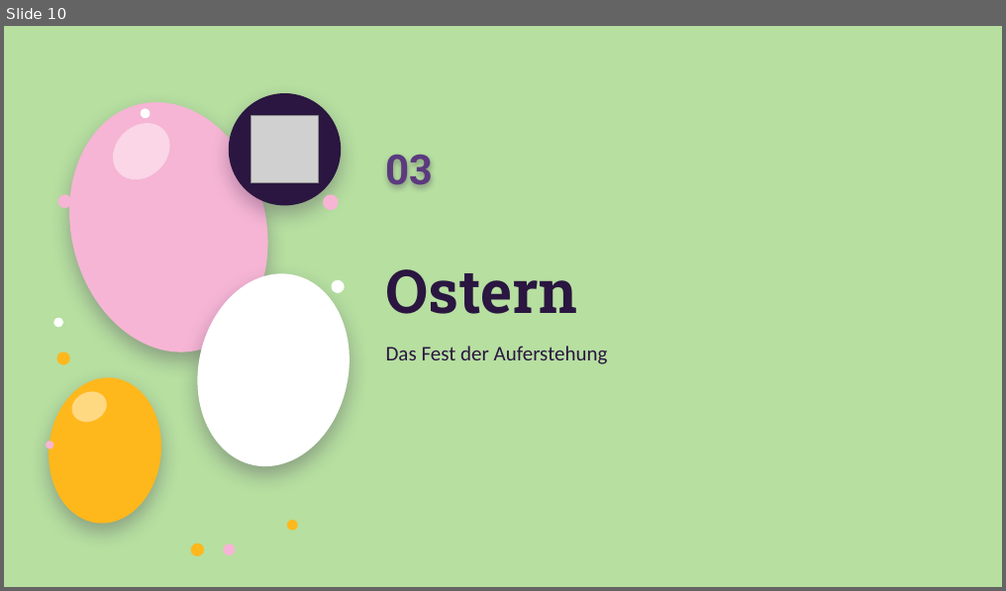
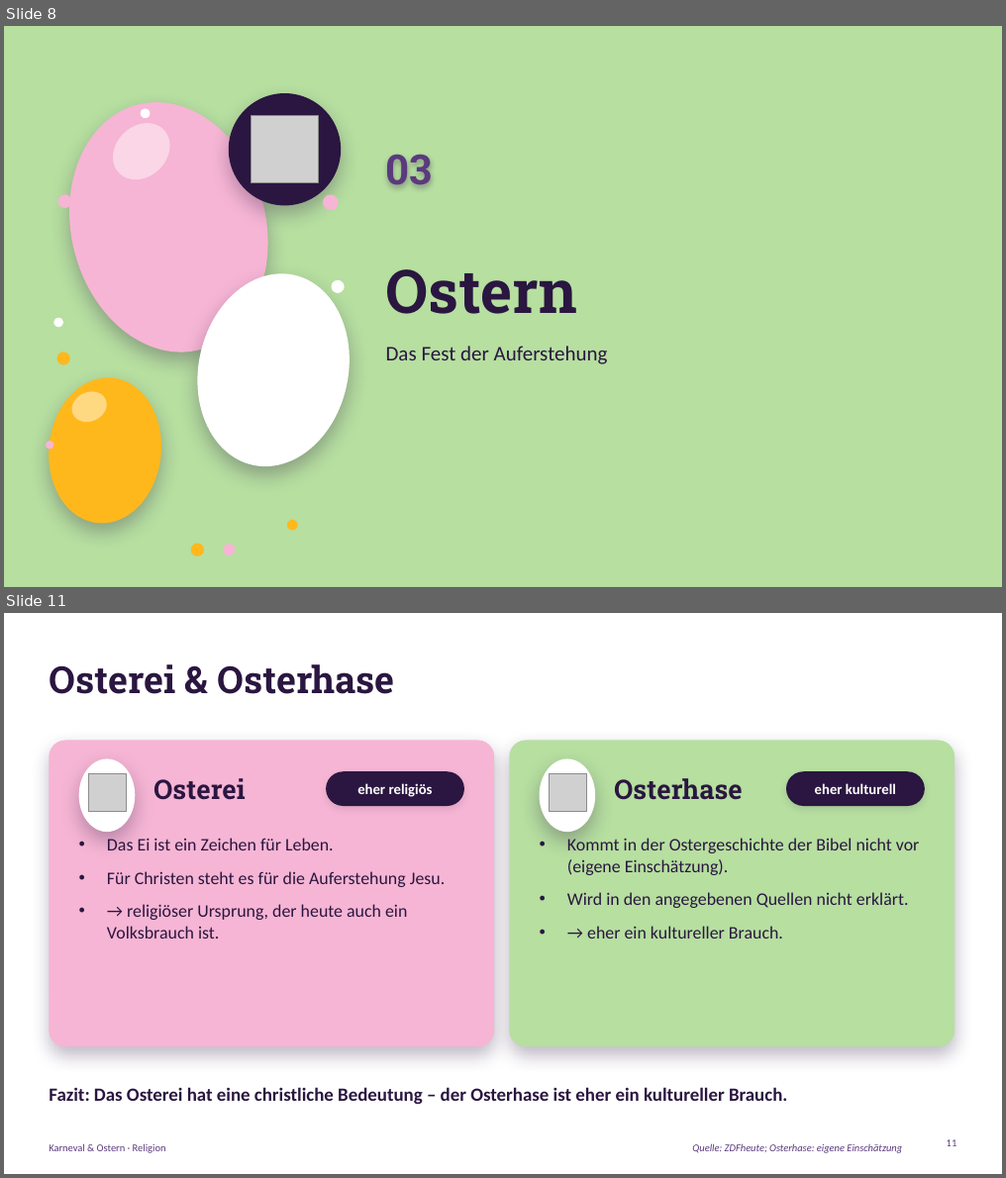
Before and after one commit to Flxrian/Erinnerung, a slide deck: Karneval_und_Ostern.pptx. Shown one above the other, each under a label of ours: slide 10 before the commit, slides 8 and 11 after it; the slides between them are not shown. The pictures are 1006x591 and 1006x1178 pixels, drawn with LibreOffice and Linux fonts; fonts in the diff are those of the drawing; grey boxes stand for pictures. Boxes give left, top, right and bottom in pixels: in the first picture for what was removed or moved away, otherwise in the second. Text is boxed around its words. In the diff, an @@ line names an element or a change of style, - is before the commit and + after.

```diff
--- a/Karneval_und_Ostern.pptx
+++ b/Karneval_und_Ostern.pptx
@@ slide 11 added at (4, 613, 1002, 1174), background #FFFFFF @@
@@ title added at (49, 664, 394, 694), 36 pt, text #2A1640, bold @@
+Osterei & Osterhase
@@ rounded rectangle added at (49, 741, 494, 1048), fill #F6B5D4 @@
@@ ellipse added at (79, 759, 135, 832), fill #FFFFFF @@
@@ rounded rectangle added at (509, 741, 954, 1048), fill #B6DFA0 @@
@@ ellipse added at (540, 759, 595, 832), fill #FFFFFF @@
@@ ellipse added at (87, 762, 111, 785), fill #FFFFFF at 45% opacity @@
@@ picture added at (88, 774, 126, 811) @@
@@ text added at (153, 778, 245, 800), 26 pt, text #2A1640, bold @@
+Osterei
@@ rounded rectangle added at (326, 771, 464, 806), fill #2A1640 @@
@@ text added at (357, 783, 433, 797), 14 pt, text #FFFFFF, bold @@
+eher religiös
@@ ellipse added at (548, 762, 571, 785), fill #FFFFFF at 45% opacity @@
@@ picture added at (549, 774, 586, 811) @@
@@ text added at (614, 778, 743, 800), 26 pt, text #2A1640, bold @@
+Osterhase
@@ rounded rectangle added at (786, 771, 925, 806), fill #2A1640 @@
@@ text added at (815, 783, 896, 794), 14 pt, text #FFFFFF, bold @@
+eher kulturell
@@ text added at (107, 838, 445, 939), 17 pt, text #2A1640 @@
+• Das Ei ist ein Zeichen für Leben.
+• Für Christen steht es für die Auferstehung Jesu.
+• → religiöser Ursprung, der heute auch ein Volksbrauch ist.
@@ text added at (567, 838, 920, 939), 17 pt, text #2A1640 @@
+• Kommt in der Ostergeschichte der Bibel nicht vor (eigene Einschätzung).
+• Wird in den angegebenen Quellen nicht erklärt.
+• → eher ein kultureller Brauch.
@@ text added at (49, 1087, 787, 1105), 18 pt, text #2A1640, bold @@
+Fazit: Das Osterei hat eine christliche Bedeutung – der Osterhase ist eher ein kultureller Brauch.
@@ text added at (49, 1144, 166, 1154), 10 pt, text #5B3A7E @@
+Karneval & Ostern · Religion
@@ text added at (692, 1144, 902, 1154), 10 pt, text #5B3A7E, italic @@
+Quelle: ZDFheute; Osterhase: eigene Einschätzung
@@ page number added at (946, 1140, 957, 1147), 10 pt, text #5B3A7E @@
+11
@@ what was slide 10 is now slide 8 @@
```
Also in this commit, not shown: 6 slides changed, 10 other slides added, 9 slides removed.
